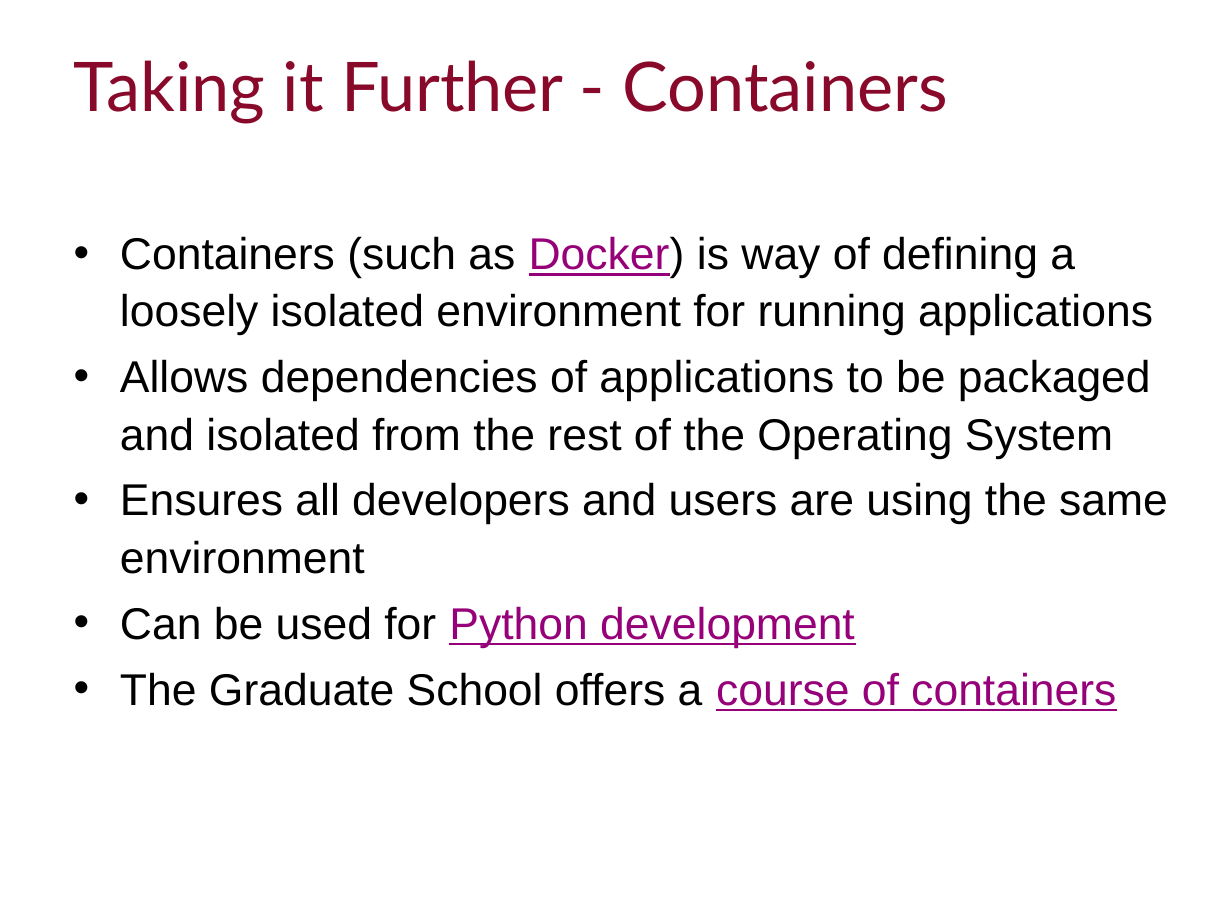
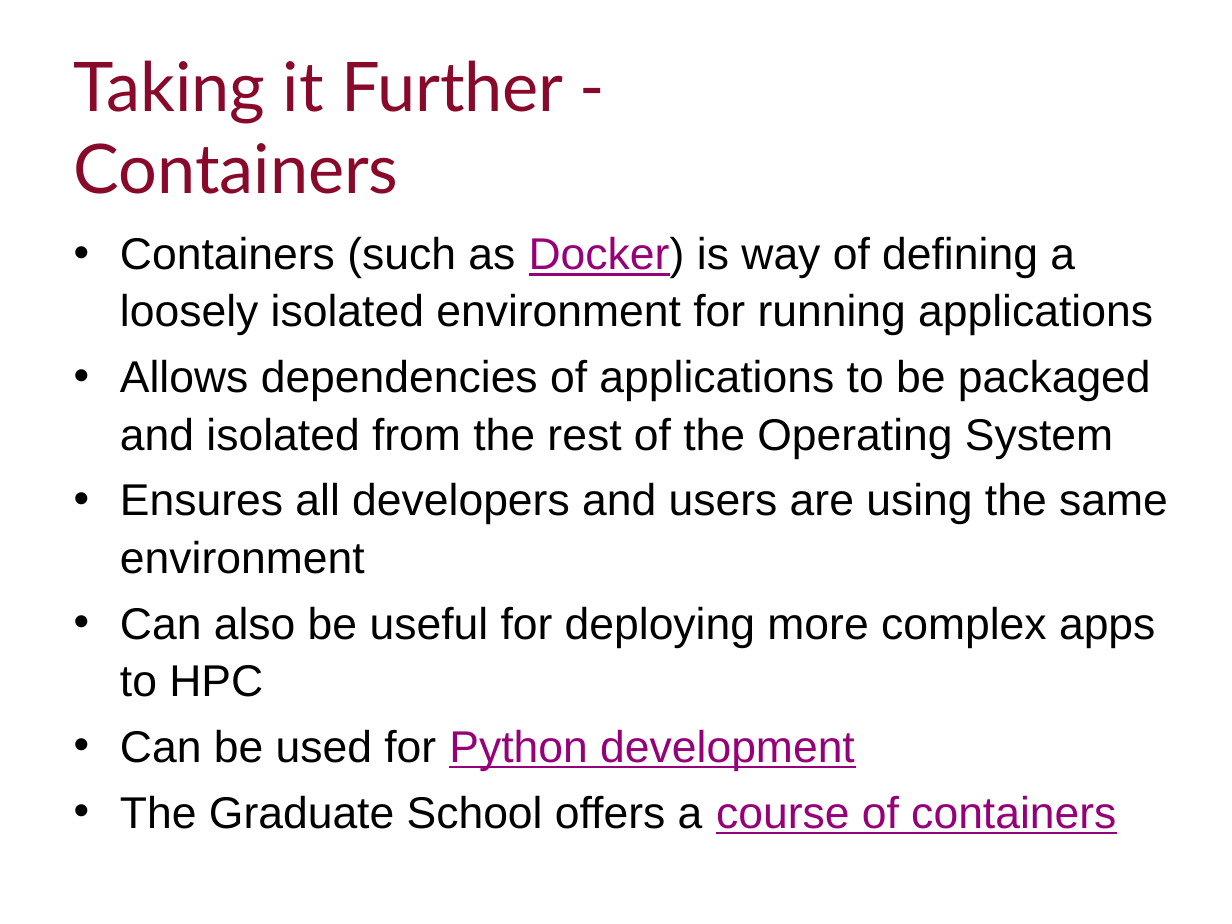
Before and after one commit to ImperialCollegeLondon/RCDS-managing-and-running-python-effectively, a slide deck: slide 37 of Managing and Running Python Effectively.pptx. Drawn at 1232x924 pixels with LibreOffice and Linux fonts; fonts in the diff are those of the drawing; background and template pictures are left out. Boxes give left, top, right and bottom in pixels: in the first picture for what was removed or moved away, otherwise in the second. Text is boxed around its words. In the diff, an @@ line names an element or a change of style, - is before the commit and + after.

```diff
--- a/Managing and Running Python Effectively.pptx
+++ b/Managing and Running Python Effectively.pptx
@@ title "Taking it Further - Containers" rewrapped from [74,60,948,124] to [74,60,564,194] @@
@@ text at [120,606,1155,697]: paragraph added @@
+• Can also be useful for deploying more complex apps to HPC
```
Also in this commit, not shown: 6 other slides changed.
